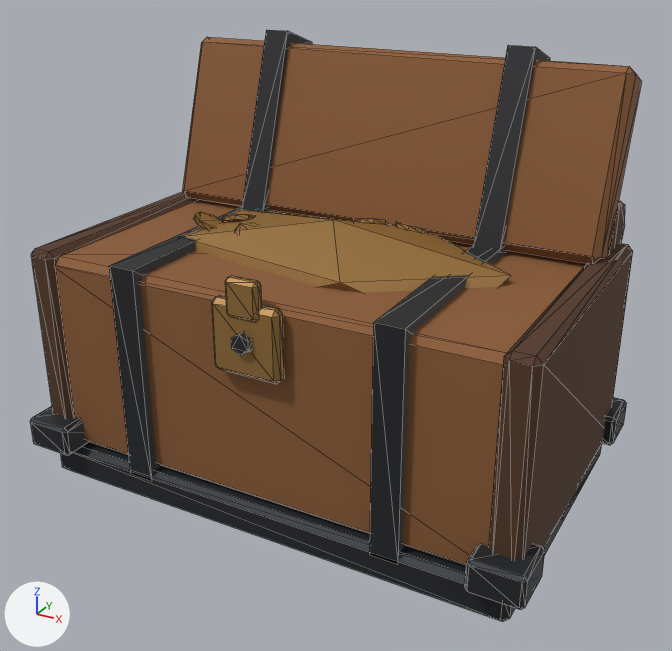
A saved change to the glTF model public/assets/models/prop_treasure_chest_a.glb.
Rendered twice from a 50 mm lens placed at (0.696, -1.255, 0.899), pointed at (0.019, -0.025, 0.284). Every picture has the same lights, and +X, +Y and +Z are marked at lower left. The picture after the commit comes second. Mesh edges are drawn as thin lines. Where no turn or scale is listed for an object, it has been applied to the vertices. Vertices at exactly the same position are counted once.

Script lines for the objects in view, before the commit:
```python
me_chest_body_mesh = bpy.data.meshes.new('chest_body_mesh')
me_chest_body_mesh.from_pydata(...)  # 48 vertices, 88 faces; spans x -0.4..0.4, y -0.256..0.256, z -0.317..0.317
me_chest_body_mesh.materials.append(mat_wood_warm_01)
me_chest_coin_0_mesh = bpy.data.meshes.new('chest_coin_0_mesh')
me_chest_coin_0_mesh.from_pydata(...)  # 164 vertices, 288 faces; spans x -0.301..0.301, y -0.266..0.266, z -0.084..0.084
me_chest_coin_0_mesh.materials.append(mat_metal_brass_01)
me_chest_corner_post_0_mesh = bpy.data.meshes.new('chest_corner_post_0_mesh')
me_chest_corner_post_0_mesh.from_pydata(...)  # 64 vertices, 116 faces; spans x -0.425..0.425, y -0.262..0.262, z -0.218..0.218
me_chest_corner_post_0_mesh.materials.append(mat_wood_dark_01)
ob_chest_body = bpy.data.objects.new('chest_body', me_chest_body_mesh)
ob_chest_body.location = (0.0, 0.016, 0.377)
ob_chest_coin_0 = bpy.data.objects.new('chest_coin_0', me_chest_coin_0_mesh)
ob_chest_coin_0.location = (0.0, -0.002, 0.371)
ob_chest_corner_post_0 = bpy.data.objects.new('chest_corner_post_0', me_chest_corner_post_0_mesh)
ob_chest_corner_post_0.location = (0.0, 0.013, 0.268)
# also in view: 'chest_band_0' at (0.0, 0.002, 0.357)
```
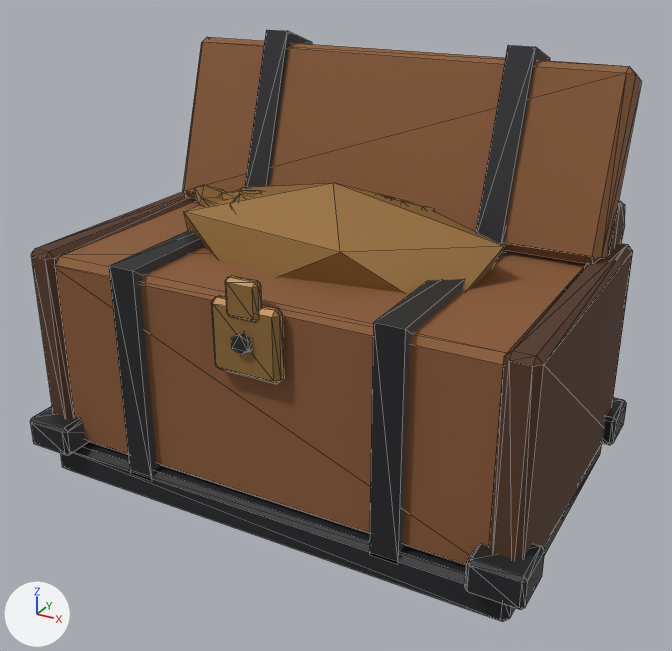
Where the newer file only moved an object's origin or applied its transform, the numbers keep the older frame.

The change, as a diff of the scene's bpy script:
```diff
--- a/public/assets/models/prop_treasure_chest_a.glb.py
+++ b/public/assets/models/prop_treasure_chest_a.glb.py
@@ me_chest_coin_0_mesh @@
 # used by ob_chest_coin_0; location = (0.0, -0.002, 0.371)
-me_chest_coin_0_mesh.from_pydata(...)  # 164 vertices, 288 faces; spans x -0.301..0.301, y -0.266..0.266, z -0.084..0.084
+me_chest_coin_0_mesh.from_pydata(...)  # 164 vertices, 288 faces; spans x -0.286..0.286, y -0.266..0.266, z -0.084..0.144
+# me_chest_coin_0_mesh part 1: the loose piece of 16 vertices spanning x -0.227..-0.17, y -0.004..0.052, z 0.033..0.064 is scaled about its middle by 1.53, then moved by (0.017, -0.002, 0.04)
+# me_chest_coin_0_mesh part 2: the loose piece of 16 vertices spanning x -0.019..0.04, y 0.087..0.145, z 0.034..0.064 is scaled about its middle by 1.53, then moved by (-0.001, -0.009, 0.04)
+# me_chest_coin_0_mesh part 3: the loose piece of 16 vertices spanning x 0.055..0.114, y 0.094..0.153, z 0.036..0.062 is scaled about its middle by 1.53, then moved by (-0.007, -0.009, 0.04)
+# me_chest_coin_0_mesh part 4: the loose piece of 16 vertices spanning x -0.257..-0.199, y -0.046..0.013, z 0.033..0.065 is scaled about its middle by 1.53, then moved by (0.019, 0.001, 0.04)
+# me_chest_coin_0_mesh part 5: the loose piece of 16 vertices spanning x -0.159..-0.101, y -0.068..-0.008, z 0.034..0.064 is scaled about its middle by 1.53, then moved by (0.011, 0.003, 0.04)
+# me_chest_coin_0_mesh part 6: the loose piece of 12 vertices spanning x -0.301..0.301, y -0.145..0.149, z -0.066..0.084 is scaled about its middle by (0.952, 0.944, 1.4), then moved by (0.0, 0.0, 0.03)
 me_chest_coin_0_mesh.materials.append(mat_metal_brass_01)
```

Changed parts and their boxes (x1, y1, x2, y2) in the pictures (672 x 651 px; the box of a moved part takes in the faces that stretch with it):
'chest_coin_0', reshaped: before (184, 210, 511, 384); after (184, 183, 504, 384)
part 1 of me_chest_coin_0_mesh, moved or reshaped: before (222, 215, 256, 222); after (220, 191, 262, 200)
part 2 of me_chest_coin_0_mesh, moved or reshaped (not visible afterwards): before (354, 218, 386, 225)
part 3 of me_chest_coin_0_mesh, moved or reshaped: before (395, 222, 427, 233); after (393, 199, 434, 211)
part 4 of me_chest_coin_0_mesh, moved or reshaped: before (193, 212, 222, 229); after (192, 185, 227, 207)
part 5 of me_chest_coin_0_mesh, moved or reshaped (mostly hidden): before (234, 223, 256, 232); after (230, 193, 258, 208)
part 6 of me_chest_coin_0_mesh, moved or reshaped: before (184, 210, 511, 293); after (184, 183, 504, 293)
